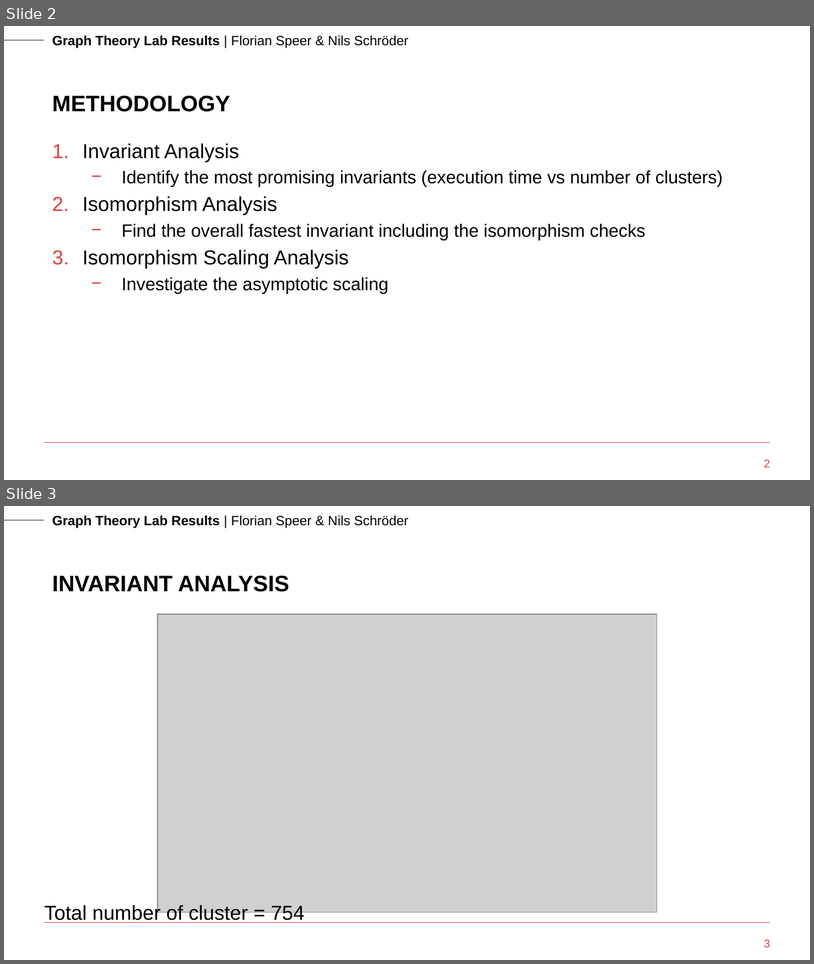
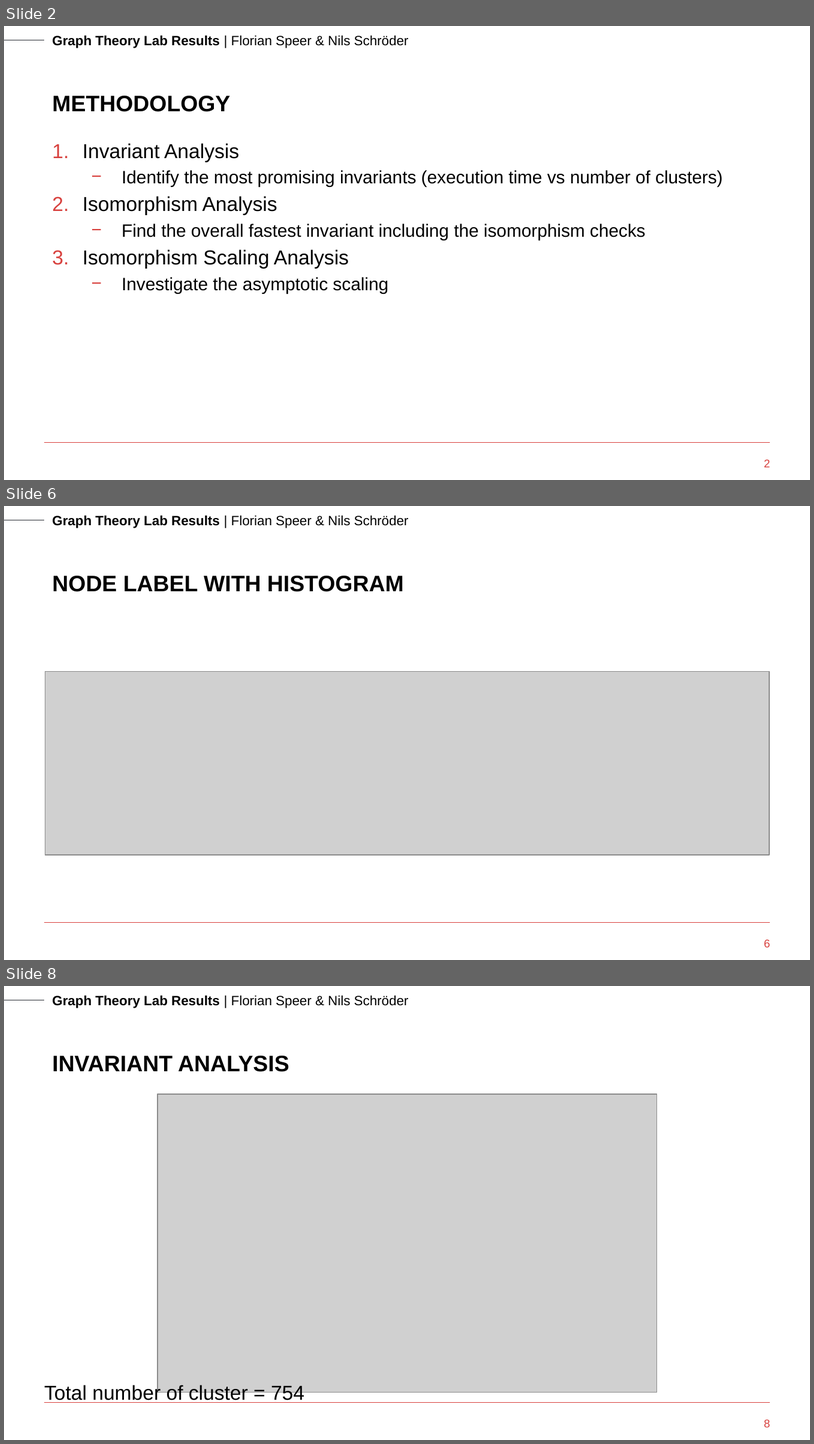
Before and after one commit to nils-schroeder/graph_theory_course, a slide deck: presentation/Graph Theory - Florian Speer + Nils Schröder.pptx. Shown one above the other, each under a label of ours: slides 2 and 3 before the commit, slides 2, 6 and 8 after it; the slides between them are not shown. The pictures are 814x964 and 814x1444 pixels, drawn with LibreOffice and Linux fonts; fonts in the diff are those of the drawing; grey boxes stand for pictures; background and template pictures are left out. Boxes give left, top, right and bottom in pixels: in the first picture for what was removed or moved away, otherwise in the second. Text is boxed around its words. In the diff, an @@ line names an element or a change of style, - is before the commit and + after.

```diff
--- a/presentation/Graph Theory - Florian Speer + Nils Schröder.pptx
+++ b/presentation/Graph Theory - Florian Speer + Nils Schröder.pptx
@@ slide 6 added at <box>4,506,810,960</box>, background #FFFFFF; not listed: 3 template elements that a slide beside it also shows @@
@@ title added at <box>52,576,404,592</box>, 20 pt, text #000000, bold @@
+NODE LABEL WITH HISTOGRAM
@@ picture added at <box>45,672,769,855</box> @@
@@ page number added at <box>764,939,770,947</box>, 10 pt, text #D8413E @@
+6
@@ what was slide 3 is now slide 8 @@
@@ page number at <box>764,1419,770,1427</box>: text changed @@
-3
+8
```
Also in this commit, not shown: 1 slide changed, 4 other slides added, 1 other file.
